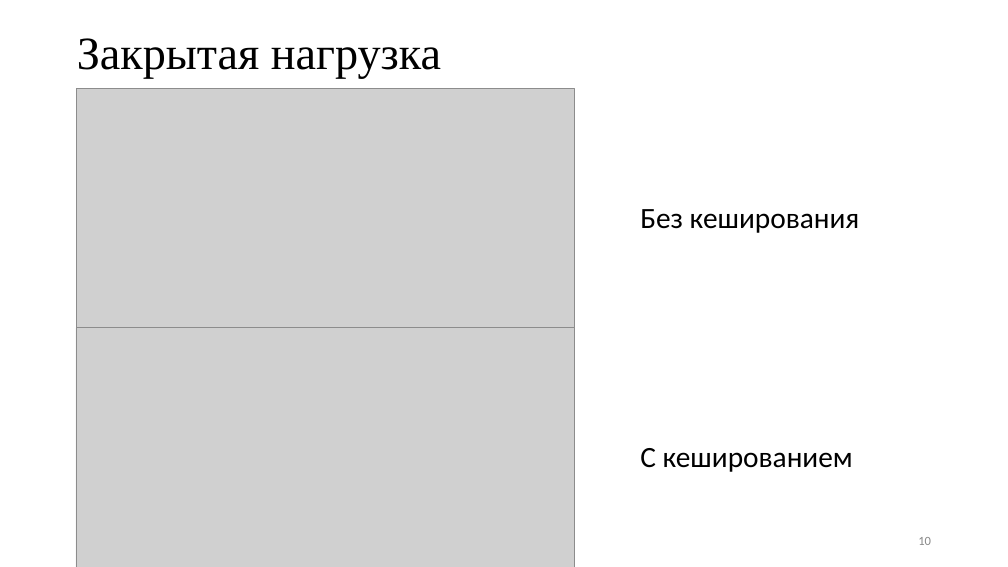
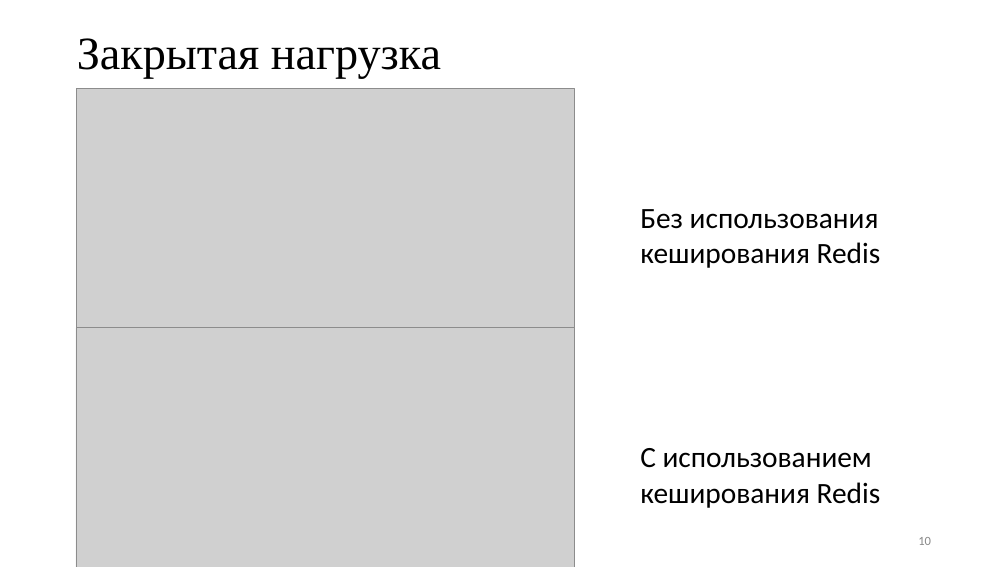
Before and after one commit to Inspirate789/Thermy-backend, a slide deck: slide 10 of docs/presentation/databases/presentation.pptx. Drawn at 1008x567 pixels with LibreOffice and Linux fonts; fonts in the diff are those of the drawing; grey boxes stand for pictures. Boxes give left, top, right and bottom in pixels: in the first picture for what was removed or moved away, otherwise in the second. Text is boxed around its words. In the diff, an @@ line names an element or a change of style, - is before the commit and + after.

```diff
--- a/docs/presentation/databases/presentation.pptx
+++ b/docs/presentation/databases/presentation.pptx
@@ text at [640,209,881,268]: text changed @@
-Без кеширования
+Без использования кеширования Redis
@@ text at [640,448,881,508]: text changed @@
-С кешированием
+С использованием кеширования Redis
```
Also in this commit, not shown: 6 other slides changed, 1 slide added, 1 slide removed, 1 other file.
